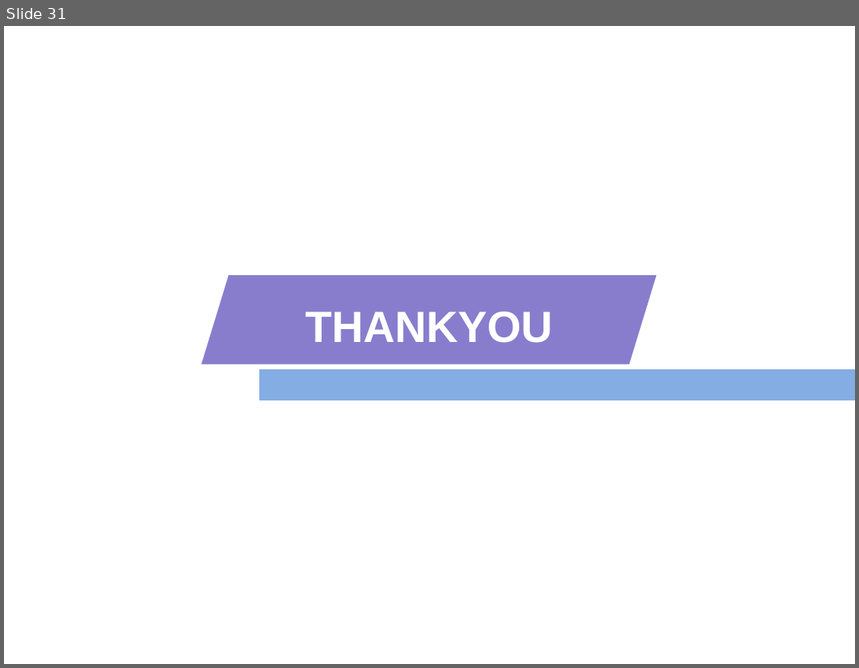
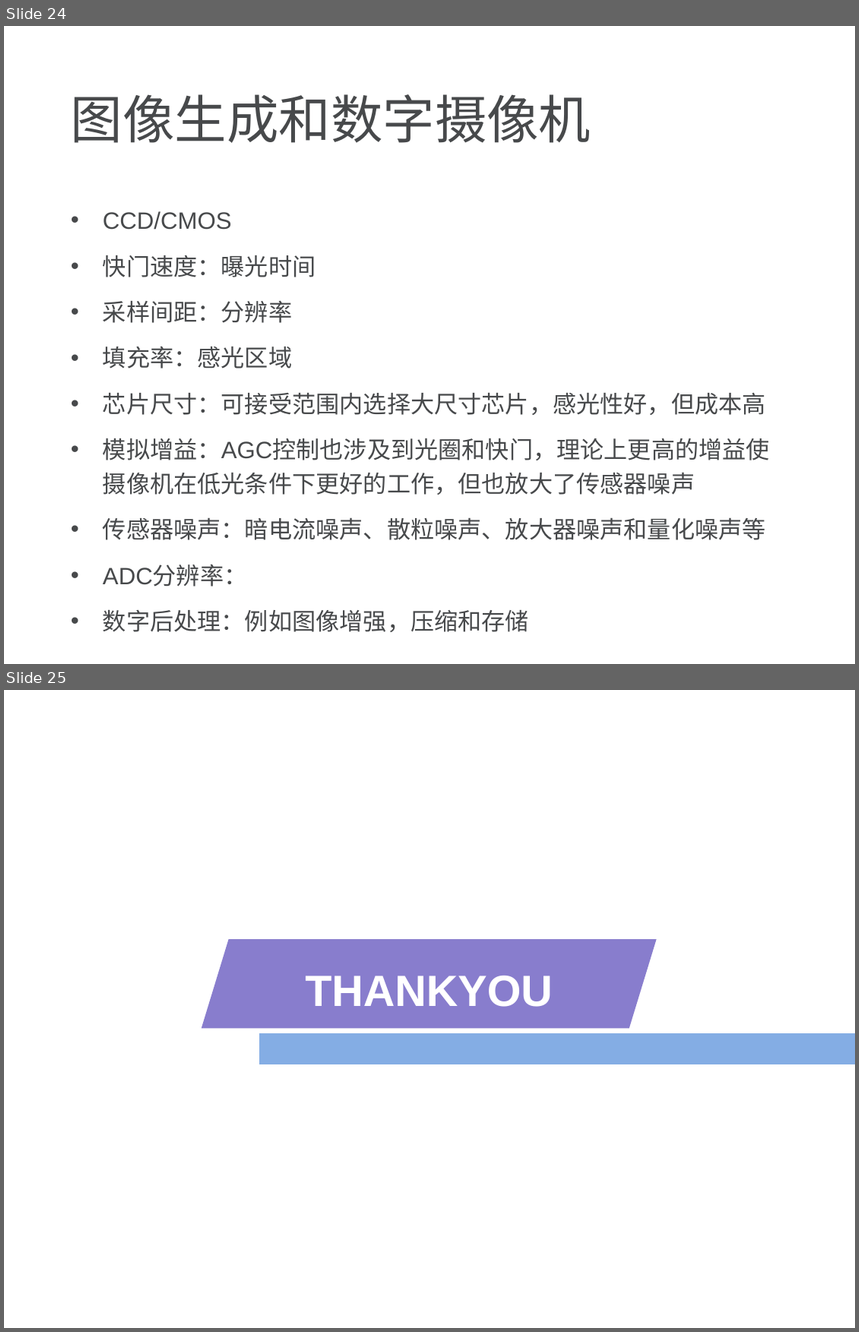
Before and after one commit to fengqiang111/evolution_plan, a slide deck: cv/2-图像形成.ppt. Shown one above the other, each under a label of ours: slide 31 before the commit, slides 24 and 25 after it. The pictures are 859x668 and 859x1332 pixels, drawn with LibreOffice and Linux fonts; fonts in the diff are those of the drawing. Boxes give left, top, right and bottom in pixels: in the first picture for what was removed or moved away, otherwise in the second. Text is boxed around its words. In the diff, an @@ line names an element or a change of style, - is before the commit and + after.

```diff
--- a/cv/2-图像形成.ppt
+++ b/cv/2-图像形成.ppt
@@ slide 24 added at (x1=4, y1=26, x2=855, y2=664), background #FFFFFF @@
@@ text added at (x1=71, y1=94, x2=591, y2=143), 44 pt, text #47494B @@
+图像生成和数字摄像机
@@ text added at (x1=103, y1=211, x2=770, y2=632), 20 pt, text #47494B @@
+• CCD/CMOS
+• 快门速度：曝光时间
+• 采样间距：分辨率
+• 填充率：感光区域
+• 芯片尺寸：可接受范围内选择大尺寸芯片，感光性好，但成本高
+• 模拟增益：AGC控制也涉及到光圈和快门，理论上更高的增益使摄像机在低光条件下更好的工作，但也放大了传感器噪声
+• 传感器噪声：暗电流噪声、散粒噪声、放大器噪声和量化噪声等
+• ADC分辨率：
+• 数字后处理：例如图像增强，压缩和存储
@@ what was slide 31 is now slide 25 @@
```
Also in this commit, not shown: 23 other slides added, 30 slides removed.
